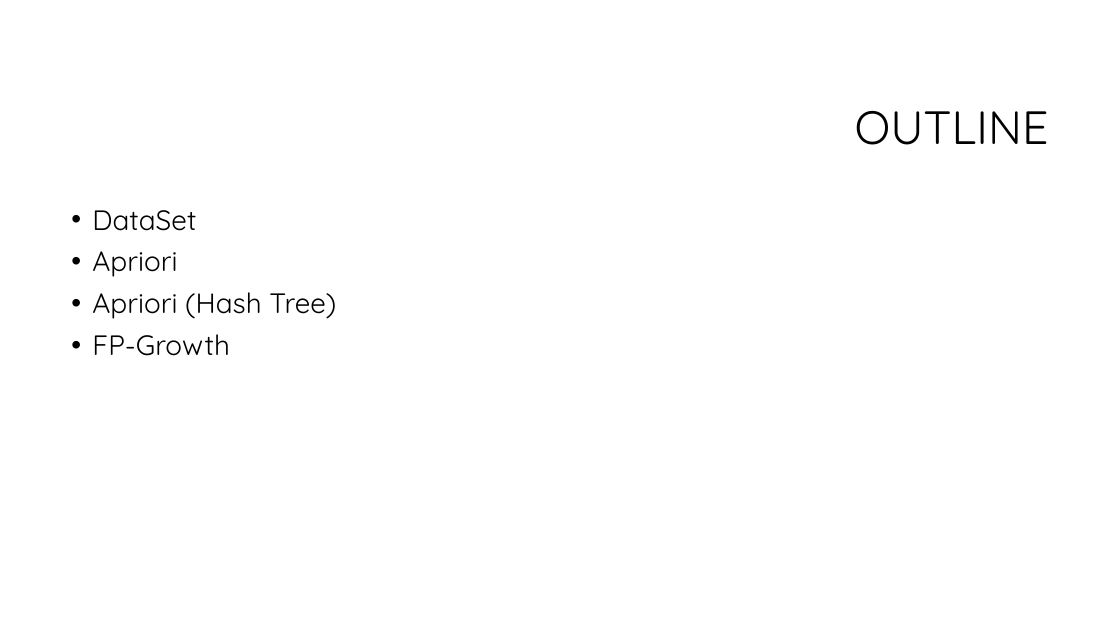
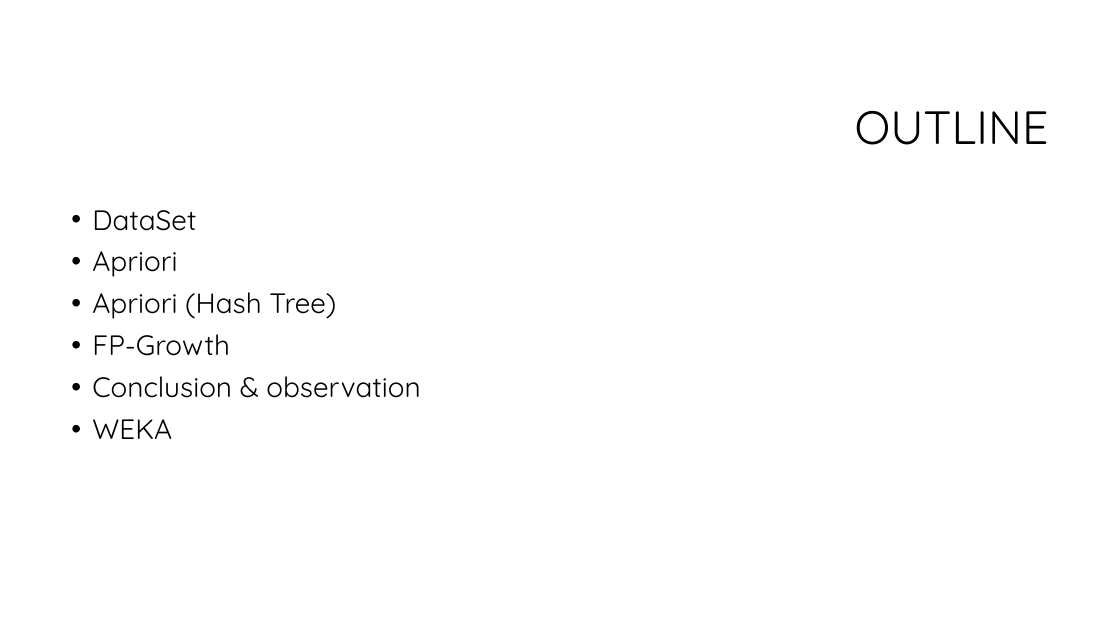
Before and after one commit to Leyan529/DataMining, a slide deck: slide 2 of Apriori/Report/Apriori Report.pptx. Drawn at 1120x630 pixels with LibreOffice and Linux fonts; fonts in the diff are those of the drawing; background and template pictures are left out. Boxes give left, top, right and bottom in pixels: in the first picture for what was removed or moved away, otherwise in the second. Text is boxed around its words. In the diff, an @@ line names an element or a change of style, - is before the commit and + after.

Commit message:
update weka & report

```diff
--- a/Apriori/Report/Apriori Report.pptx
+++ b/Apriori/Report/Apriori Report.pptx
@@ text at [92, 376, 420, 439]: paragraphs added @@
+• Conclusion & observation
+• WEKA
```
Also in this commit, not shown: 6 other slides changed, 4 slides added, 6 other files.
